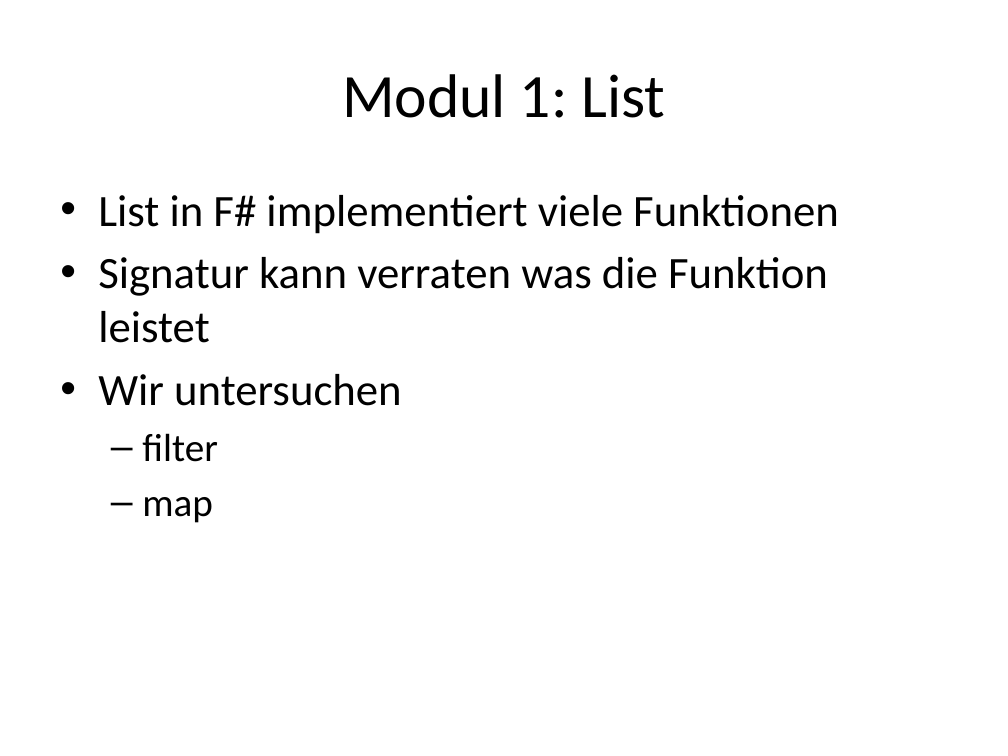
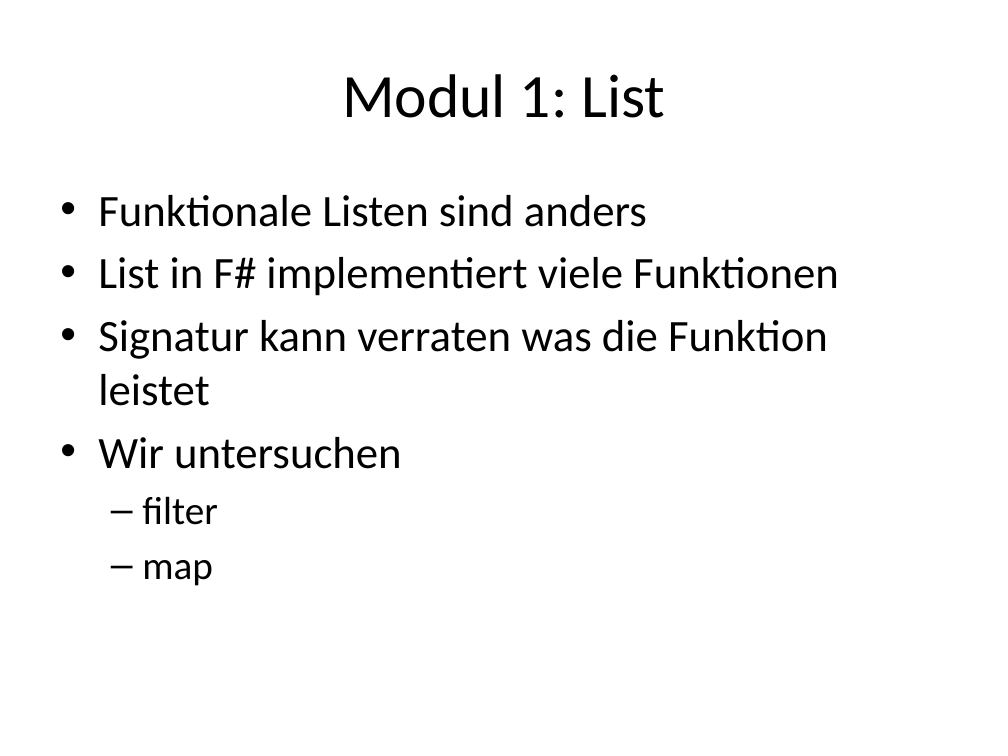
Before and after one commit to nasserbrake/Spartakiade2017, a slide deck: slide 37 of FSharp.pptx (slide 31 before the commit). Drawn at 1008x756 pixels with LibreOffice and Linux fonts; fonts in the diff are those of the drawing. Boxes give left, top, right and bottom in pixels: in the first picture for what was removed or moved away, otherwise in the second. Text is boxed around its words. In the diff, an @@ line names an element or a change of style, - is before the commit and + after.

Commit message:
List

```diff
--- a/FSharp.pptx
+++ b/FSharp.pptx
@@ text at <box>98,195,647,227</box>: paragraph added @@
+• Funktionale Listen sind anders
```
Also in this commit, not shown: 1 slide added, 1 other file.
